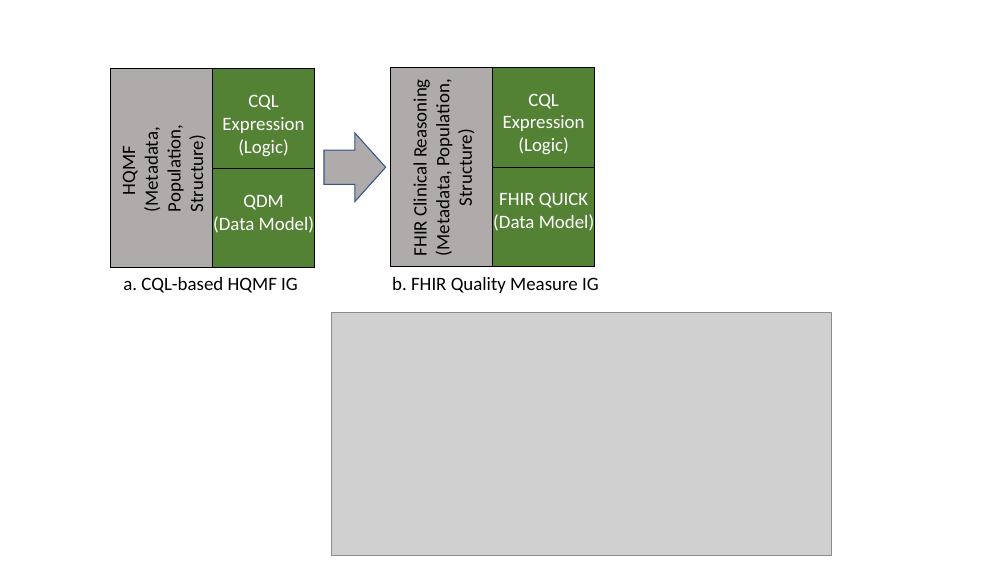
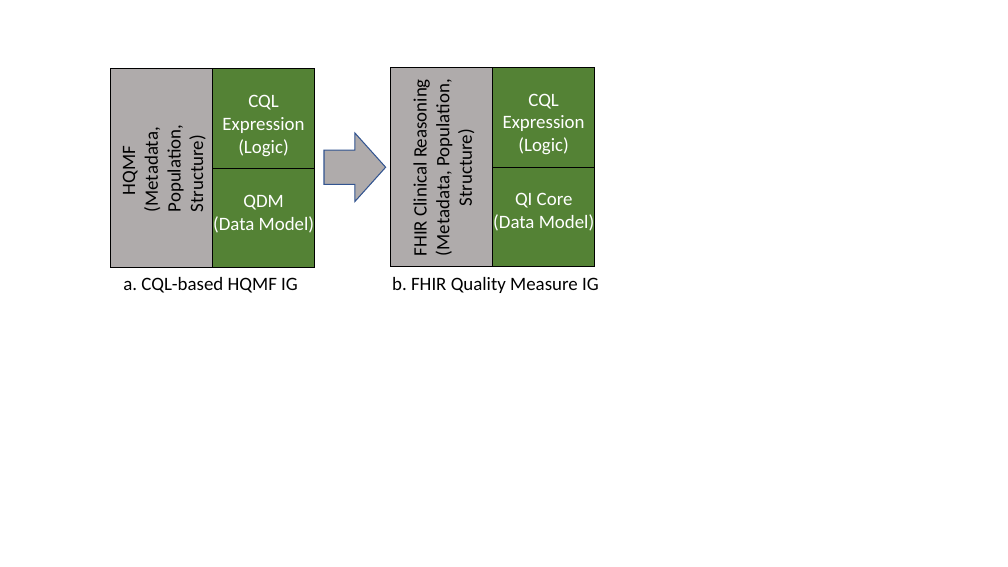
Before and after one commit to HL7/cqf-measures, a slide deck: slide 1 of diagrams/FHIR Measure IG Diagram.pptx. Drawn at 1008x567 pixels with LibreOffice and Linux fonts; fonts in the diff are those of the drawing; grey boxes stand for pictures. Boxes give left, top, right and bottom in pixels: in the first picture for what was removed or moved away, otherwise in the second. Text is boxed around its words. In the diff, an @@ line names an element or a change of style, - is before the commit and + after.

```diff
--- a/diagrams/FHIR Measure IG Diagram.pptx
+++ b/diagrams/FHIR Measure IG Diagram.pptx
@@ text at [515, 192, 573, 208]: text changed @@
-FHIR QUICK
+QI Core
@@ picture removed at [331, 312, 832, 556] @@
```
Also in this commit, not shown: 2 other slides changed, 6 other files.
